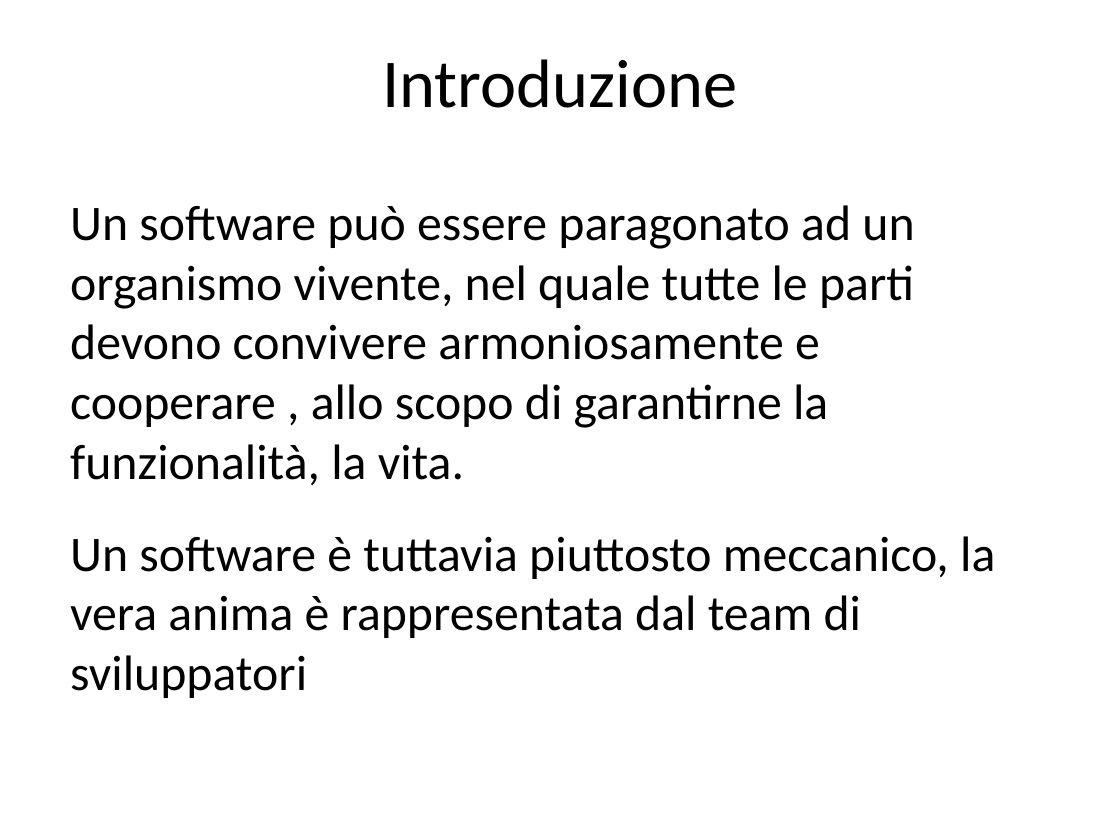
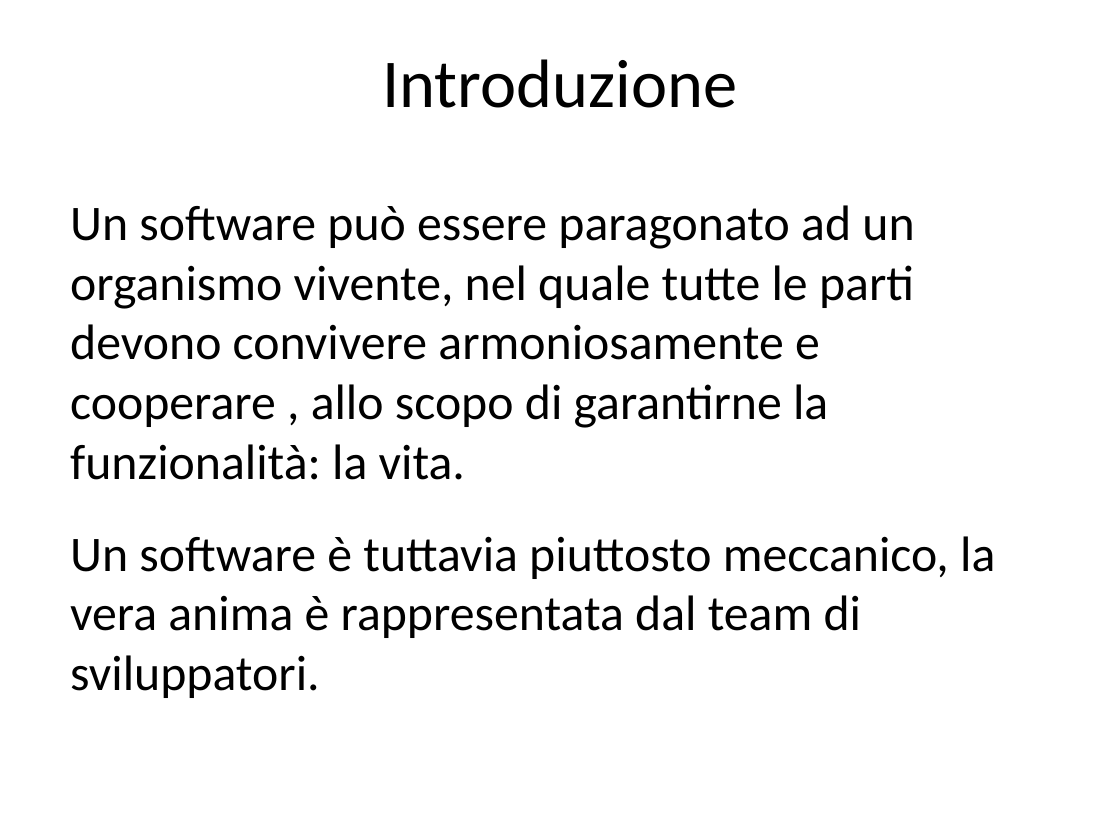
Before and after one commit to rramirez-tec-mx/Repo, a slide deck: slide 4 of La salute del software.odp. Drawn at 1120x840 pixels with LibreOffice and Linux fonts; fonts in the diff are those of the drawing. Boxes give left, top, right and bottom in pixels: in the first picture for what was removed or moved away, otherwise in the second. Text is boxed around its words. In the diff, an @@ line names an element or a change of style, - is before the commit and + after.

```diff
--- a/La salute del software.odp
+++ b/La salute del software.odp
@@ text at (70,205,995,698): text changed @@
-Un software può essere paragonato ad un organismo vivente, nel quale tutte le parti devono convivere armoniosamente e cooperare , allo scopo di garantirne la funzionalità, la vita.
-Un software è tuttavia piuttosto meccanico, la vera anima è rappresentata dal team di sviluppatori
+Un software può essere paragonato ad un organismo vivente, nel quale tutte le parti devono convivere armoniosamente e cooperare , allo scopo di garantirne la funzionalità: la vita.
+Un software è tuttavia piuttosto meccanico, la vera anima è rappresentata dal team di sviluppatori.
```
Also in this commit, not shown: 10 other slides changed, 16 slides added, 1 slide removed.
